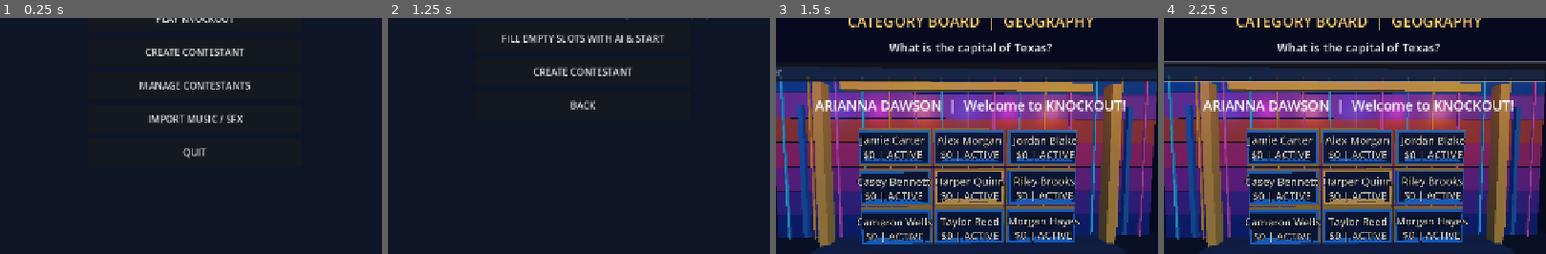
Above: before the commit, frames 1-4 (left to right).
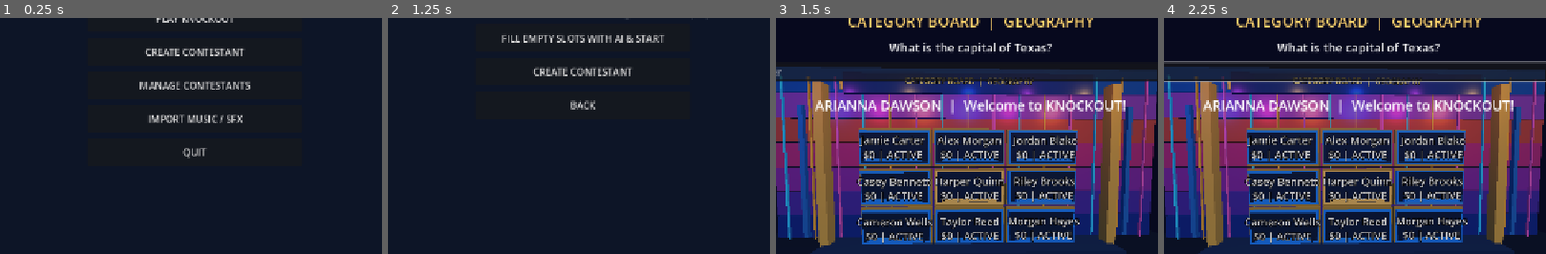
Above: after the commit, the same moments.

Repository: Becksploder2/Knockout
Game: Godot game, scene res://scenes/launcher.tscn
Two runs of this game, one before a commit and one after it. Both use one fixed random seed, a clock stepped at 60 frames per second and the inputs below.
Inputs (mouse positions are % of the whole screen's width and height, from its top left):
- Up to frame 1 (0.25 s): no input
- Up to frame 2 (1.25 s): click "PLAY KNOCKOUT" at 0.5 s
- Up to frame 3 (1.5 s): click "FILL EMPTY SLOTS WITH AI & ST…" at 1.25 s
- Up to frame 4 (2.25 s): click (50, 27) at 2.02 s; type "Alex" at 2.1 s
The pictures show only the part of the screen within x 24-74%, y 15-65%; the shares and areas given below are measured in that part.

Frames 1-2 are identical in both runs. In frame 3, 3.8% of the frame differs, in the area x 17-83%, y 24-34%; in frame 4, 3.8%.

Commit message:
Mount category board on studio stage, add correct-answer freeze and award Terminator loser bank to winner and pot

Diff:
--- a/Main.gd
+++ b/Main.gd
@@ -81,6 +81,8 @@
 
 var question_index := 0
 var category_board: Label
+var stage_category_board: Label3D
+var freeze_target: int = -1
 var used_question_ids: Dictionary = {}
 const QUESTION_HISTORY := "user://knockout_used_questions.json"
 var answer_field: LineEdit
@@ -258,7 +260,7 @@
 	if phase == "questions":
 		var candidates: Array = []
 		for i in range(9):
-			if players[i]["alive"] and not players[i]["locked"] and players[i]["ai"]:
+			if players[i]["alive"] and not players[i]["locked"] and players[i]["ai"] and i != freeze_target:
 				candidates.append(i)
 		if not candidates.is_empty():
 			select_player(int(candidates.pick_random()))
@@ -332,9 +334,11 @@
 	actions.add_child(b)
 
 func render() -> void:
-	if _current_question().is_empty():
+	if _current_question().is_empty() and phase != "finished":
 		phase = "question_bank_empty"
 	category_board.text = "CATEGORY BOARD  |  " + ("QUESTION BANK EXHAUSTED" if phase == "question_bank_empty" else str(_current_question()[0]).to_upper())
+	if stage_category_board != null:
+		stage_category_board.text = category_board.text
 	info.text = "EPISODE %d  |  CASH POT $%d  |  ROUND %d  |  %s" % [episode, pot, round_number, phase.to_upper()]
 	for n in grid.get_children():
 		grid.remove_child(n)
@@ -351,25 +355,27 @@
 			state = "LOCKED OUT"
 		if pair.has(i):
 			state = "TERMINATOR"
+		if freeze_target == i and phase == "questions":
+			state = "FROZEN"
 		if spotlight_index == i or spotlight_index_b == i:
 			state = "SPOTLIGHT!"
 			b.add_theme_color_override("font_color", Color("#ffed8c"))
 		b.text = "%s\n$%d  |  %s" % [p["name"], p["bank"], state]
-		b.disabled = not p["alive"] or (phase == "questions" and p["locked"])
+		b.disabled = not p["alive"] or (phase == "questions" and (p["locked"] or freeze_target == i))
 		b.pressed.connect(select_player.bind(i))
 		grid.add_child(b)
 	if square_labels.size() == 9:
 		for i in range(9):
 			var nameplate: Label3D = square_labels[i]
 			var contestant: Dictionary = players[i]
-			nameplate.text = "%s\n$%d | %s" % [str(contestant["name"]), int(contestant["bank"]), "ELIMINATED" if not contestant["alive"] else "LOCKED" if contestant["locked"] else "ACTIVE"]
+			nameplate.text = "%s\n$%d | %s" % [str(contestant["name"]), int(contestant["bank"]), "ELIMINATED" if not contestant["alive"] else "FROZEN" if freeze_target == i and phase == "questions" else "LOCKED" if contestant["locked"] else "ACTIVE"]
 			nameplate.modulate = Color("#ffdf76") if spotlight_index == i or spotlight_index_b == i else Color.WHITE
 	for n in actions.get_children():
 		actions.remove_child(n)
 		n.queue_free()
 	if phase == "questions":
 		for i in range(9):
-			if not players[i]["ai"] and players[i]["alive"] and not players[i]["locked"]:
+			if not players[i]["ai"] and players[i]["alive"] and not players[i]["locked"] and i != freeze_target:
 				add_button("BUZZ IN — %s" % str(players[i]["name"]), select_player.bind(i))
 		question.text = _current_question()[1]
 		if round_number <= 2:
@@ -384,7 +390,7 @@
 		for index in pair:
 			if not players[int(index)]["ai"]:
 				add_button("BUZZ IN — %s" % str(players[int(index)]["name"]), select_player.bind(int(index)))
-		question.text = "TERMINATOR: " + questions[question_index % questions.size()][0]
+		question.text = "TERMINATOR: " + _current_question()[1]
 		add_button("Submit buzzer answer", submit_answer)
 	elif phase == "final":
 		question.text = "FINAL KNOCKOUT: %s — Wager (0 to $%d), then lock in answer: %s" % [players[final_tied[final_cursor]]["name"], players[final_tied[final_cursor]]["bank"], questions[question_index % questions.size()][0]]
@@ -396,7 +402,7 @@
 		add_button("Next episode", advance_episode)
 
 func select_player(i: int) -> void:
-	if phase == "questions":
+	if phase == "questions" and i != freeze_target and players[i]["alive"] and not players[i]["locked"]:
 		buzz = i
 		phase = "answer"
 	elif phase == "terminator" and pair.has(i):
@@ -406,13 +412,19 @@
 func submit_answer() -> void:
 	if phase != "bonus" and buzz < 0:
 		return
-	var correct: bool = answer_field.text.strip_edges().to_lower() == str(questions[question_index % questions.size()][1]).to_lower()
+	var correct: bool = answer_field.text.strip_edges().to_lower() == str(_current_question()[2]).to_lower()
 	answer_field.clear()
 	_mark_question_used()
 	question_index += 1
 	if phase == "answer":
 		if correct:
 			players[buzz]["bank"] += 1000
+			# A correct answer freezes one active opponent for the next question only.
+			var opponents: Array = []
+			for i in range(players.size()):
+				if i != buzz and players[i]["alive"] and not players[i]["locked"]:
+					opponents.append(i)
+			freeze_target = int(opponents.pick_random()) if not opponents.is_empty() else -1
 		else:
 			players[buzz]["locked"] = true
 		phase = "questions"
@@ -421,8 +433,12 @@
 		var loser: int = buzz
 		if correct:
 			loser = pair[1] if buzz == pair[0] else pair[0]
-		pot += players[loser]["bank"]
+		var winner: int = int(pair[1]) if loser == int(pair[0]) else int(pair[0])
+		var transfer: int = int(players[loser]["bank"])
+		players[winner]["bank"] += transfer
+		pot += transfer
 		players[loser]["bank"] = 0
+		freeze_target = -1
 		players[loser]["alive"] = false
 		pair.clear()
 		phase = "questions"
@@ -445,6 +461,7 @@
 	round_number += 1
 	terminators_this_round = 0
 	round_questions = 0
+	freeze_target = -1
 	for p in players:
 		if p["alive"]:
 			p["locked"] = false
@@ -456,6 +473,7 @@
 	var available: Array = living()
 	if available.size() <= 3:
 		return
+	freeze_target = -1
 	terminator_running = true
 	if studio_spotlight != null:
 		studio_spotlight.visible = true
@@ -780,6 +798,15 @@
 			nameplate.billboard = BaseMaterial3D.BILLBOARD_ENABLED
 			studio_root.add_child(nameplate)
 			square_labels.append(nameplate)
+	# Physical category display mounted above the contestant bays.
+	stage_category_board = Label3D.new()
+	stage_category_board.position = Vector3(0, 11.2, -7.0)
+	stage_category_board.pixel_size = 0.008
+	stage_category_board.font_size = 62
+	stage_category_board.outline_size = 12
+	stage_category_board.modulate = Color("#ffe18d")
+	studio_root.add_child(stage_category_board)
+	_studio_box(Vector3(0, 11.1, -7.4), Vector3(16.2, 1.3, 0.25), Color("#152c70"))
 	# Refresh 3D nameplates after the stage is constructed.
 	render()
 	# Downstage podiums, deliberately separated from the contestant wall.
